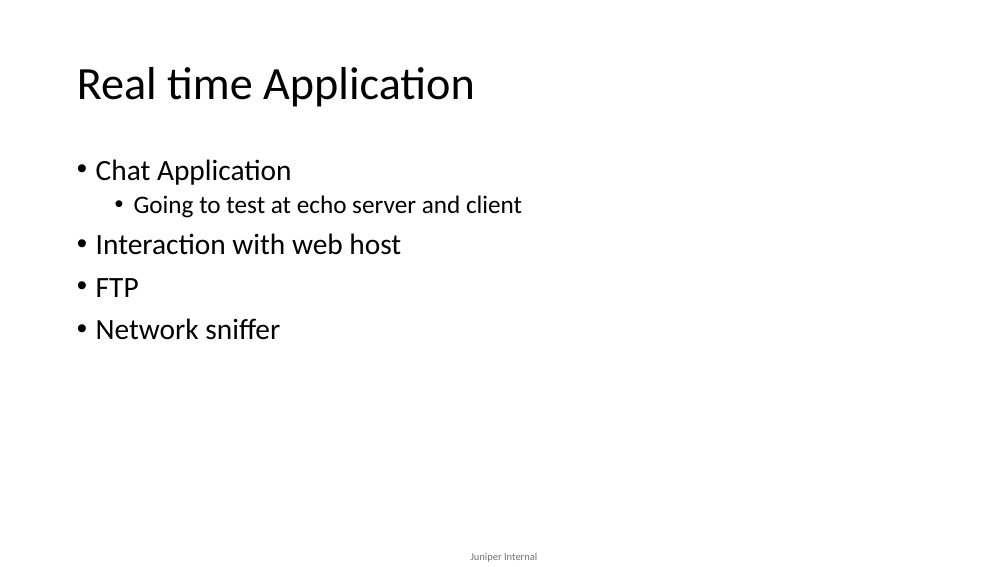
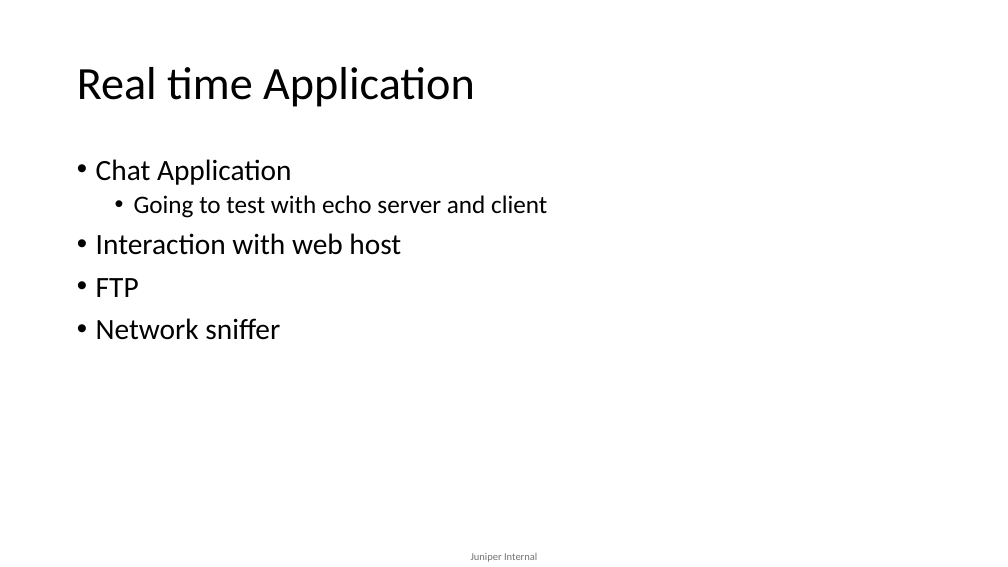
Before and after one commit to mdsathees/Network_programming, a slide deck: slide 11 of Socket-programming-python.pptx. Drawn at 1008x567 pixels with LibreOffice and Linux fonts; fonts in the diff are those of the drawing. Boxes give left, top, right and bottom in pixels: in the first picture for what was removed or moved away, otherwise in the second. Text is boxed around its words. In the diff, an @@ line names an element or a change of style, - is before the commit and + after.

```diff
--- a/Socket-programming-python.pptx
+++ b/Socket-programming-python.pptx
@@ text at box(134, 195, 547, 218): text changed @@
-  • Going to test at echo server and client
+  • Going to test with echo server and client
```
Also in this commit, not shown: 2 other slides changed, 6 slides added, 2 slides removed.
